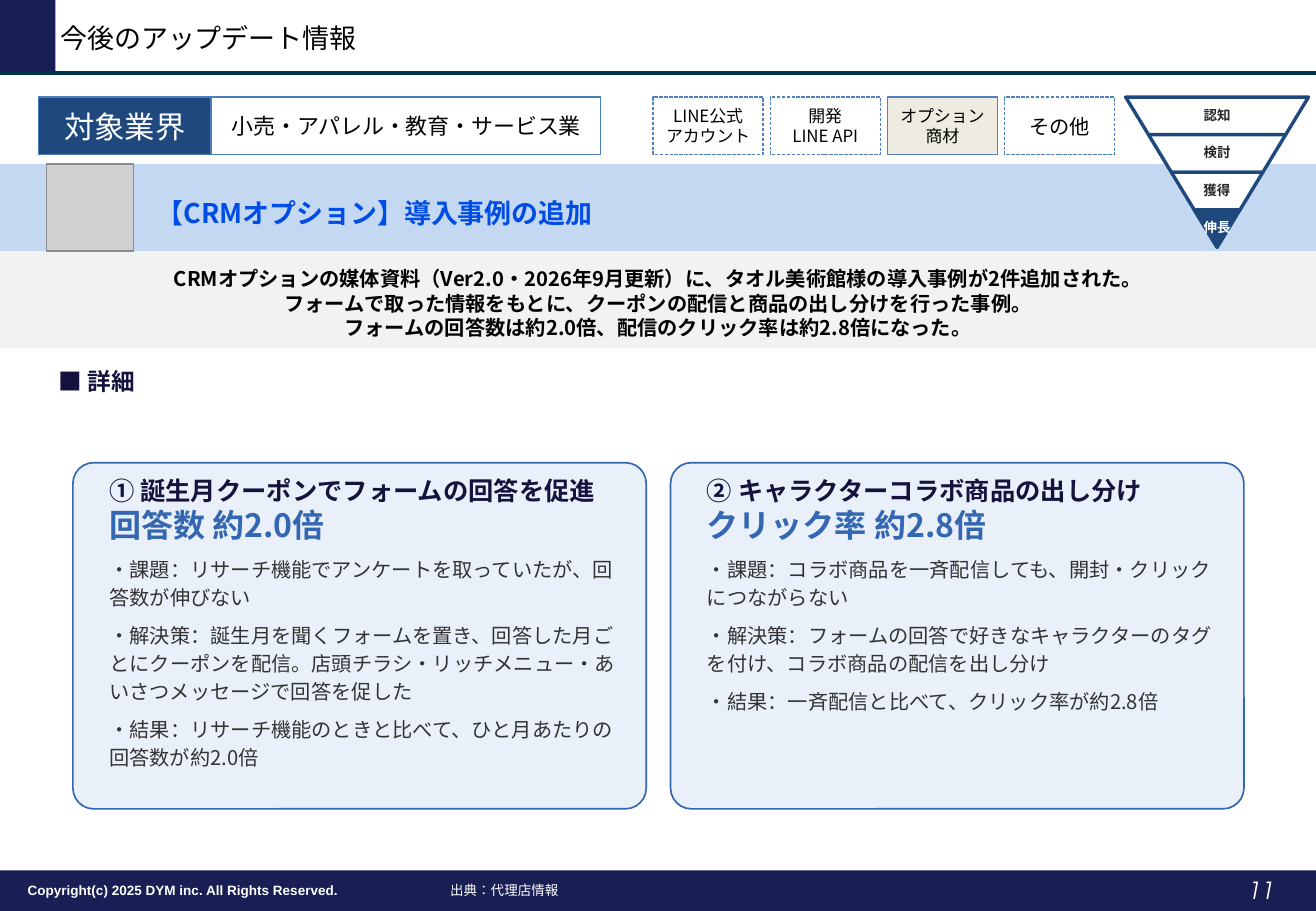
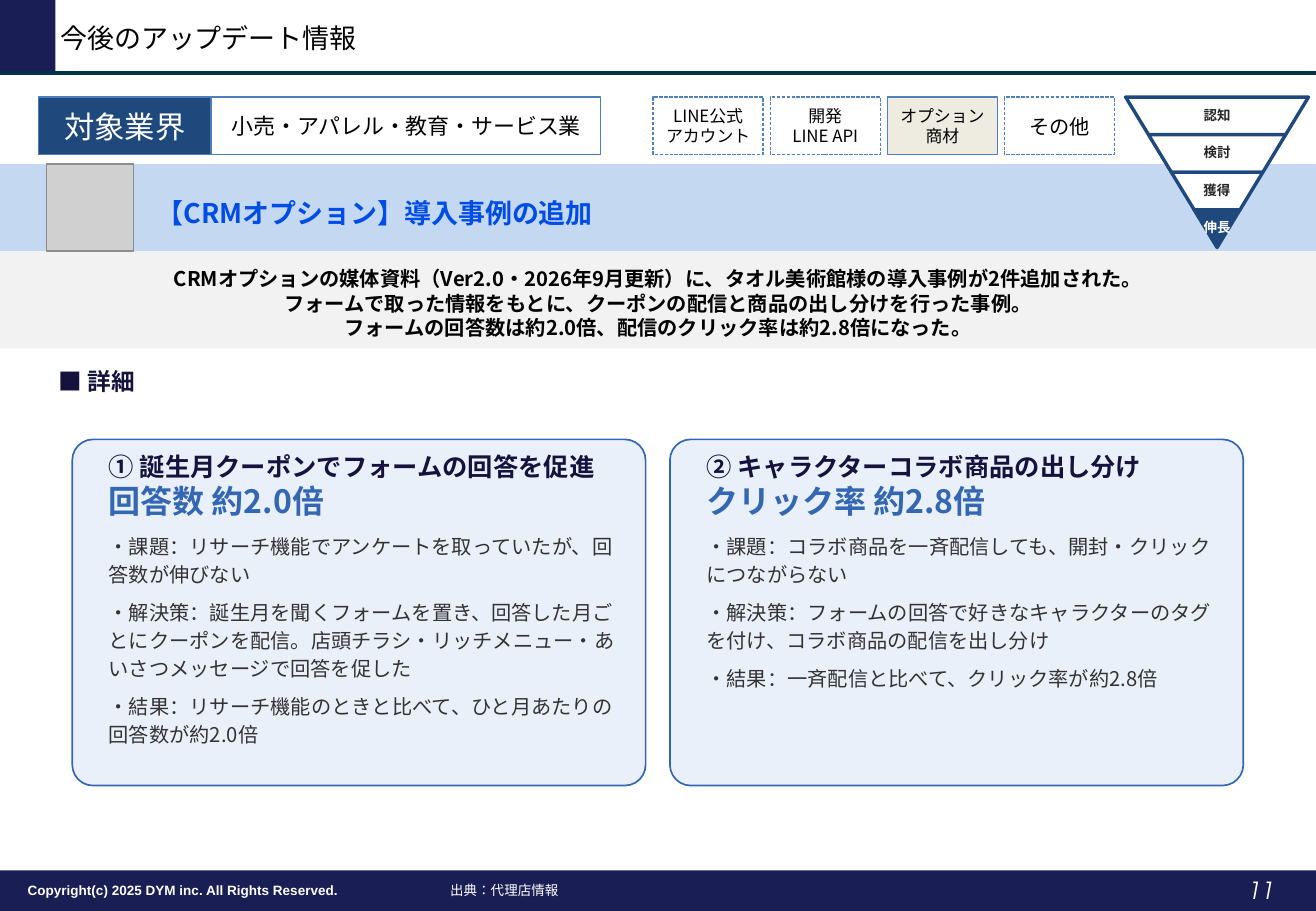
Before and after one commit to tonomura-r-dev/folder, a slide deck: slide 11 of LINEOA媒体最新情報_2026年10月トレンドレポート.pptx. Drawn at 1316x911 pixels with LibreOffice and Linux fonts; fonts in the diff are those of the drawing; grey boxes stand for pictures; background and template pictures are left out. Boxes give left, top, right and bottom in pixels: in the first picture for what was removed or moved away, otherwise in the second. Text is boxed around its words. In the diff, an @@ line names an element or a change of style, - is before the commit and + after.

```diff
--- a/LINEOA媒体最新情報_2026年10月トレンドレポート.pptx
+++ b/LINEOA媒体最新情報_2026年10月トレンドレポート.pptx
@@ rounded rectangle "① 誕生月クーポンでフォームの回答を促進": place and size @@
-rounded rectangle "① 誕生月クーポンでフォームの回答を促進" at bbox=[73, 463, 646, 809]
+rounded rectangle "① 誕生月クーポンでフォームの回答を促進" at bbox=[73, 440, 646, 786]
@@ rounded rectangle "② キャラクターコラボ商品の出し分け": place and size @@
-rounded rectangle "② キャラクターコラボ商品の出し分け" at bbox=[671, 463, 1244, 809]
+rounded rectangle "② キャラクターコラボ商品の出し分け" at bbox=[671, 440, 1244, 786]
```
Also in this commit, not shown: 8 other slides changed, 2 other files.
